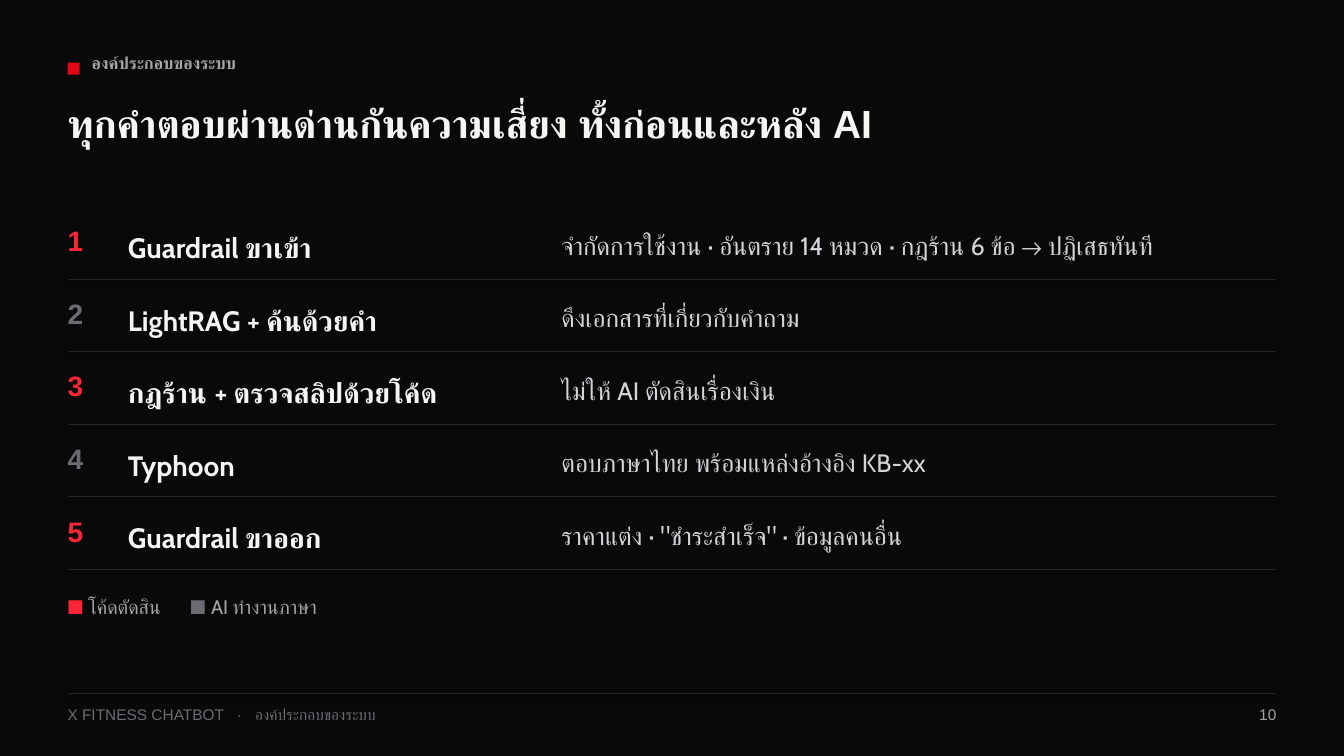
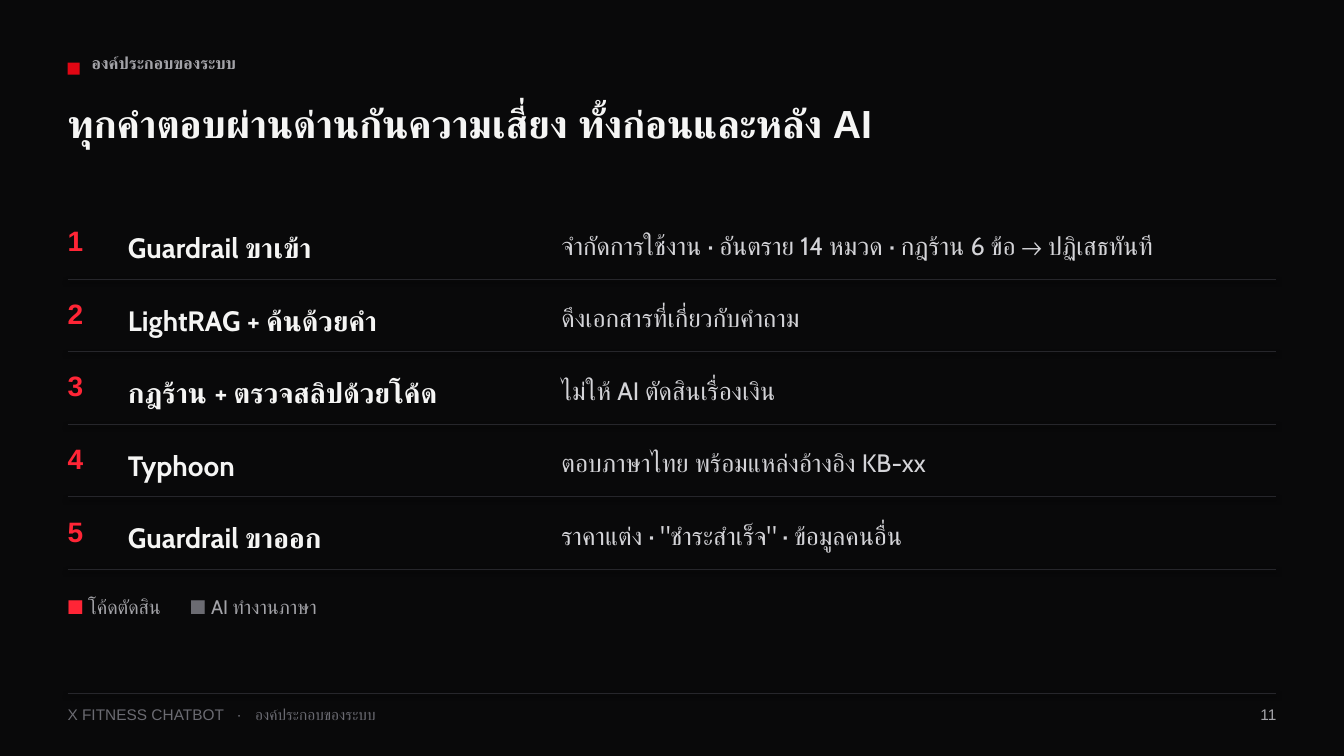
Before and after one commit to sansernonline/chatbot-project, a slide deck: slide 11 of docs/XFitness-Chatbot_Presentation_v1.3.pptx (slide 10 before the commit). Drawn at 1344x756 pixels with LibreOffice and Linux fonts; fonts in the diff are those of the drawing. Boxes give left, top, right and bottom in pixels: in the first picture for what was removed or moved away, otherwise in the second. Text is boxed around its words. In the diff, an @@ line names an element or a change of style, - is before the commit and + after.

```diff
--- a/docs/XFitness-Chatbot_Presentation_v1.3.pptx
+++ b/docs/XFitness-Chatbot_Presentation_v1.3.pptx
@@ text "2" at [68, 304, 84, 324]: text colour #6B6B72 to #FF2536 @@
@@ text "4" at [68, 449, 84, 469]: text colour #6B6B72 to #FF2536 @@
@@ text at [1260, 709, 1276, 720]: text changed @@
-10
+11
```
Also in this commit, not shown: 21 other slides changed, 6 slides added, 12 other files.
